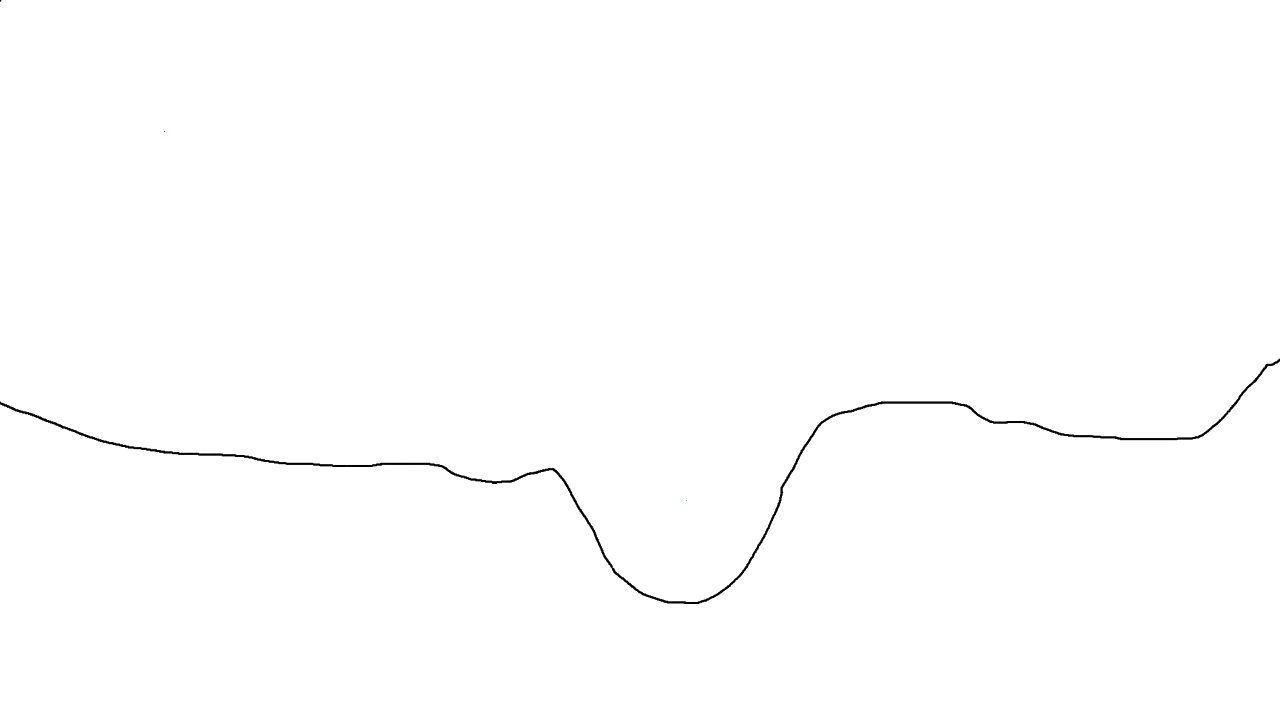
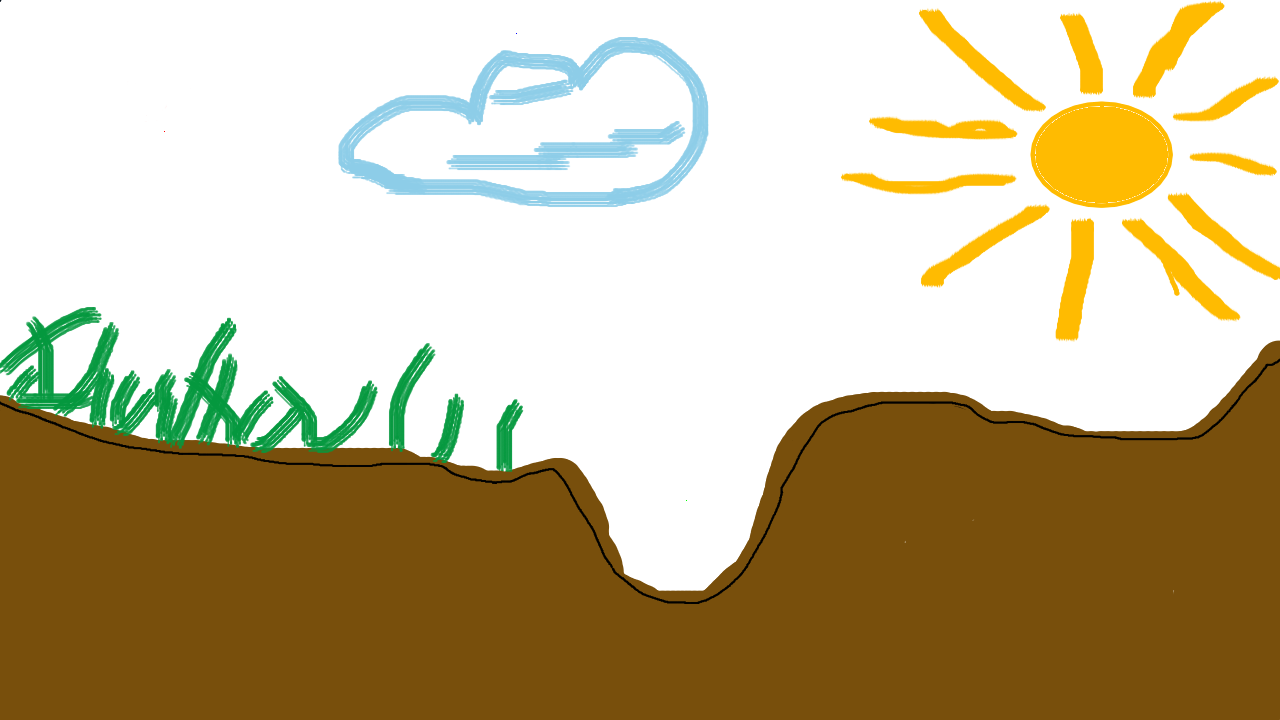
Before/after of a 1280x720 layered artwork. What changed in the layer stack:
showed "Paint Layer 2" over [0, 0, 1280, 704]
showed "Paint Layer 1" over [0, 320, 1280, 720]
